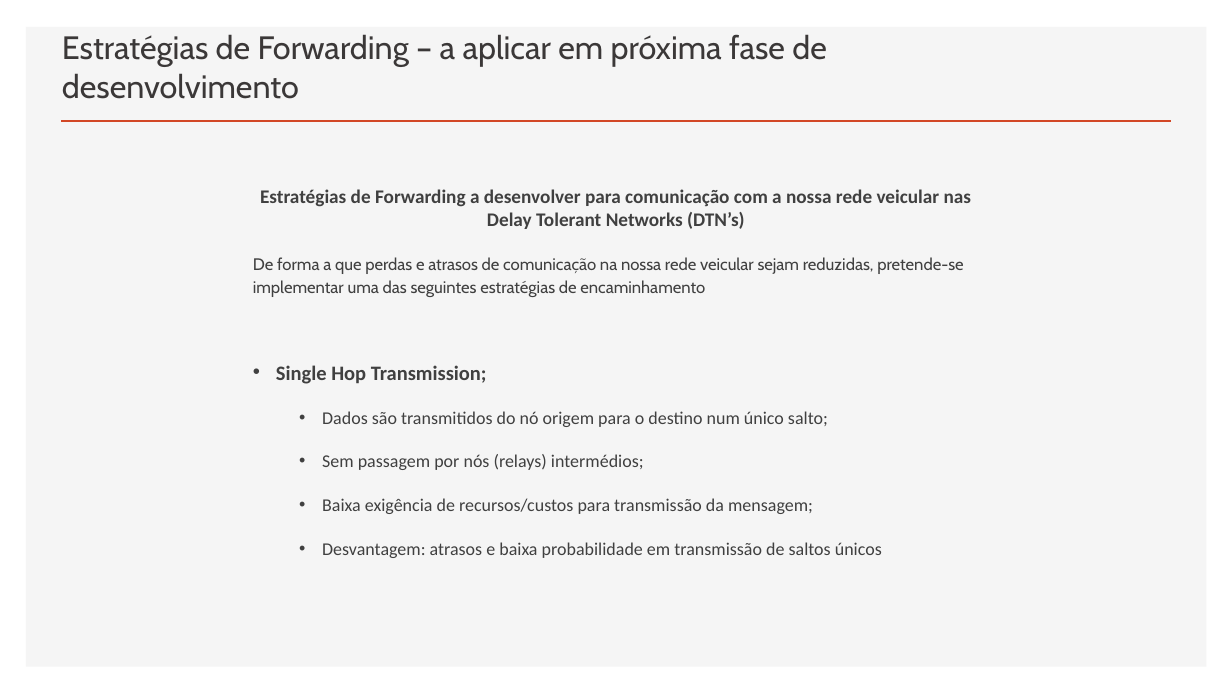
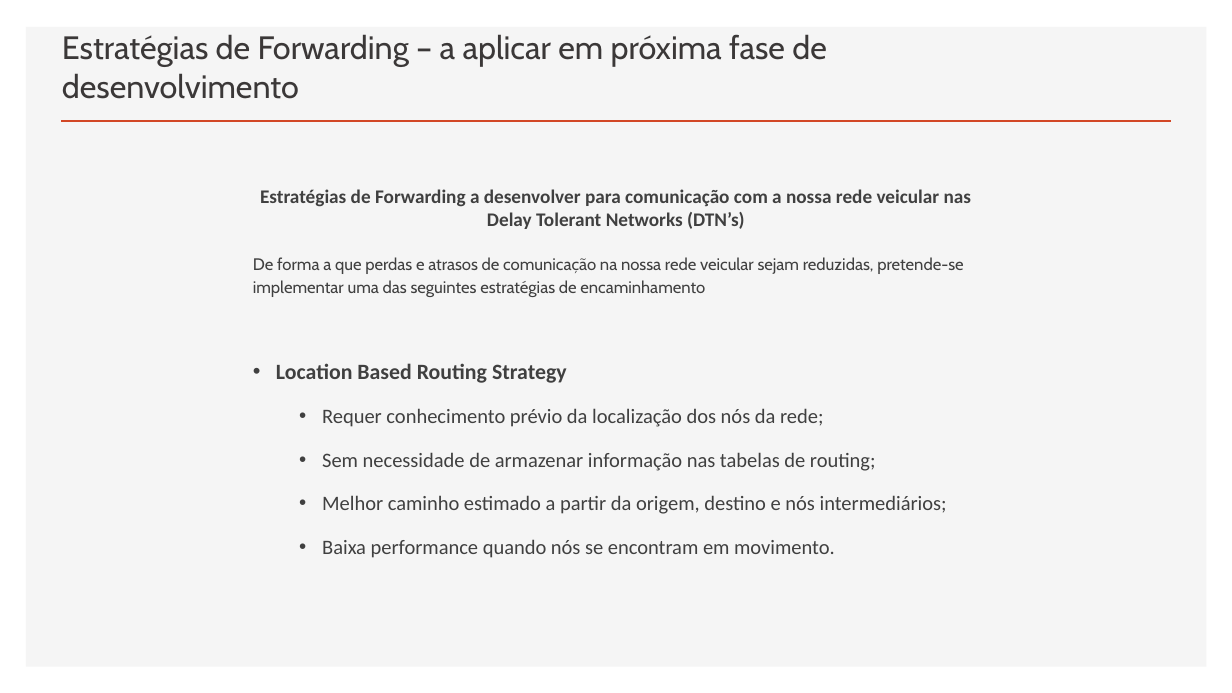
Before and after one commit to BOTyuri71/NPR-Practical-Work, a slide deck: slide 7 of Novos Paradigmas de Rede.pptx. Drawn at 1232x693 pixels with LibreOffice and Linux fonts; fonts in the diff are those of the drawing. Boxes give left, top, right and bottom in pixels: in the first picture for what was removed or moved away, otherwise in the second. Text is boxed around its words. In the diff, an @@ line names an element or a change of style, - is before the commit and + after.

```diff
--- a/Novos Paradigmas de Rede.pptx
+++ b/Novos Paradigmas de Rede.pptx
@@ text at (276,363,947,558): text changed; size 14 to 16 pt @@
-• Single Hop Transmission;
-  • Dados são transmitidos do nó origem para o destino num único salto;
-  • Sem passagem por nós (relays) intermédios;
-  • Baixa exigência de recursos/custos para transmissão da mensagem;
-  • Desvantagem: atrasos e baixa probabilidade em transmissão de saltos únicos
+• Location Based Routing Strategy
+  • Requer conhecimento prévio da localização dos nós da rede;
+  • Sem necessidade de armazenar informação nas tabelas de routing;
+  • Melhor caminho estimado a partir da origem, destino e nós intermediários;
+  • Baixa performance quando nós se encontram em movimento.
```
Also in this commit, not shown: 2 other slides changed.
